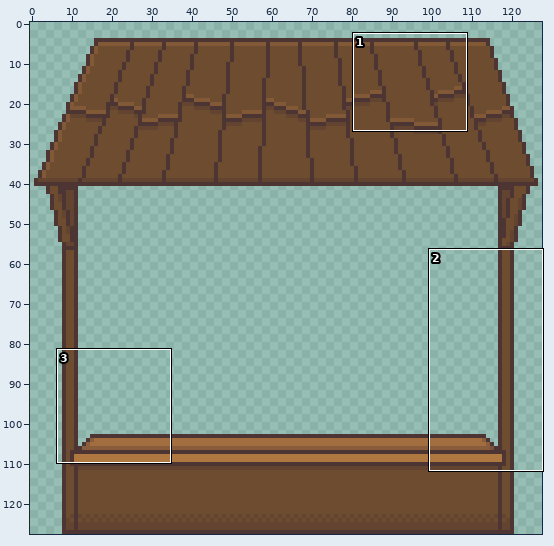
Two versions of one sprite sheet, assets/sprites/new_stall.png. The first picture is a wide view before the edit; the outline marks the close-up.
Close-up. Before:
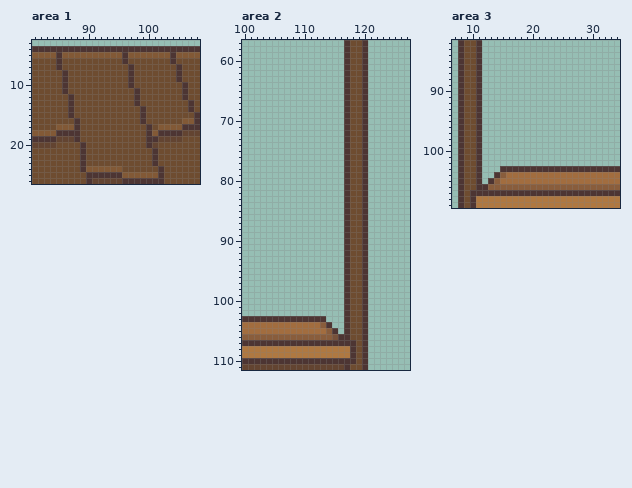
The file is 128x128 pixels. Colours within 5 levels of each other are drawn and written as one. Shown: area 1: x 81..108, y 3..26; area 2: x 100..127, y 57..111; area 3: x 7..34, y 82..109.
After:
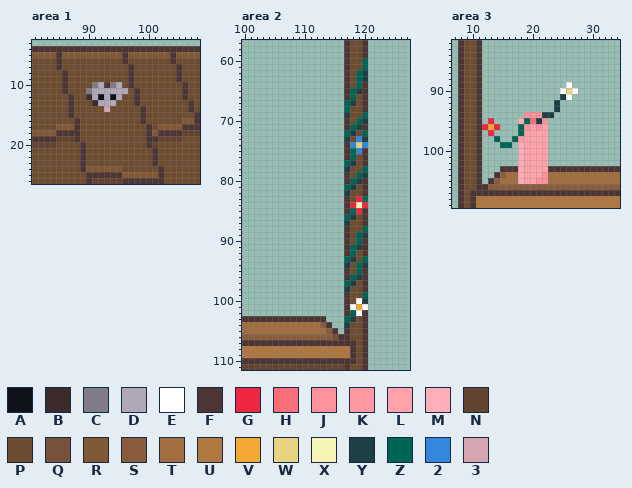
Palette (. is transparent): A #10121c  B #3b2b2d  C #807b89  D #b0a7b8  E #ffffff  F #4d3533  G #ec273f  H #fa6e79  J #fe929c  K #fe99a3  L #ffa2ac  M #ffadb6  N #634431  P #6e4c30  Q #77513a  R #825936  S #895d3c  T #a26d3f  U #af7841  V #f3a833  W #e8d282  X #f7f3b7  Y #1e4044  Z #006554  2 #3388de  3 #d7a5b2
Message: Fix Stall Being Put In Wrong Directory
The edit:
--- area 1
@@ x 88..98 @@
  9 PPPPPPPPPFP
-10 PPPPPPPPPFP
-11 PPPPPPPPPPF
-12 PPPPPPPPPPF
-13 PPPPPPPPPPF
-14 PPPPPPPPPPP
+10 PPPCDFCDPFP
+11 PPCDDDDDDPF
+12 PPBDADADPPF
+13 PPPBDDDPPPF
+14 PPPPP3PPPPP
 15 PPPPPPPPPPP
--- area 2
@@ x 115..122 @@
  59 ..FPPF..
- 60 ..FPPF..
- 61 ..FPPF..
- 62 ..FPPF..
- 63 ..FPPF..
- 64 ..FPPF..
- 65 ..FPPF..
- 66 ..FPPF..
- 67 ..FPPF..
- 68 ..FPPF..
- 69 ..FPPF..
- 70 ..FPPF..
- 71 ..FPPF..
- 72 ..FPPF..
- 73 ..FPPF..
- 74 ..FPPF..
- 75 ..FPPF..
- 76 ..FPPF..
- 77 ..FPPF..
- 78 ..FPPF..
- 79 ..FPPF..
- 80 ..FPPF..
- 81 ..FPPF..
- 82 ..FPPF..
- 83 ..FPPF..
- 84 ..FPPF..
- 85 ..FPPF..
- 86 ..FPPF..
- 87 ..FPPF..
- 88 ..FPPF..
- 89 ..FPPF..
- 90 ..FPPF..
- 91 ..FPPF..
- 92 ..FPPF..
- 93 ..FPPF..
- 94 ..FPPF..
- 95 ..FPPF..
- 96 ..FPPF..
- 97 ..FPPF..
- 98 ..FPPF..
- 99 ..FPPF..
-100 ..FPPF..
-101 ..FPPF..
-102 ..FPPF..
-103 ..FPPF..
-104 ..FPPF..
+ 60 ..FPPZ..
+ 61 ..FPPZ..
+ 62 ..FPZY..
+ 63 ..FPZY..
+ 64 ..FPZF..
+ 65 ..FZYF..
+ 66 ..FZPF..
+ 67 ..ZYPF..
+ 68 ..ZPPF..
+ 69 ..YPPZ..
+ 70 ..FPZY..
+ 71 ..FZYF..
+ 72 ..ZYPZ..
+ 73 ..YP2Y..
+ 74 ..F2W2..
+ 75 ..FZ2F..
+ 76 ..FZPF..
+ 77 ..ZYPF..
+ 78 ..YPPZ..
+ 79 ..FPZY..
+ 80 ..FZYF..
+ 81 ..ZYPF..
+ 82 ..YPPF..
+ 83 ..FPGZ..
+ 84 ..FGXG..
+ 85 ..FZGF..
+ 86 ..ZYPF..
+ 87 ..YPPF..
+ 88 ..FPPZ..
+ 89 ..FPZY..
+ 90 ..FPZF..
+ 91 ..FZYF..
+ 92 ..FZPF..
+ 93 ..ZYPZ..
+ 94 ..YPZY..
+ 95 ..FPZF..
+ 96 ..FZYF..
+ 97 ..ZYPF..
+ 98 ..YPPF..
+ 99 ..FPPZ..
+100 ..FPEY..
+101 ..FEVE..
+102 ..FZEF..
+103 ..ZYPF..
+104 ..YPPF..
 105 F.FPPF..
--- area 3
@@ x 7..34 @@
  88 .FPPF.......................
- 89 .FPPF.......................
- 90 .FPPF.......................
- 91 .FPPF.......................
- 92 .FPPF.......................
- 93 .FPPF.......................
- 94 .FPPF.......................
- 95 .FPPF.......................
- 96 .FPPF.......................
- 97 .FPPF.......................
- 98 .FPPF.......................
- 99 .FPPF.......................
-100 .FPPF.......................
-101 .FPPF.......................
-102 .FPPF.......................
-103 .FPPF...FFFFFFFFFFFFFFFFFFFF
-104 .FPPF..FSTTTTTTTTTTTTTTTTTTT
-105 .FPPF.FSTTTTTTTTTTTTTTTTTTTT
+ 89 .FPPF..............E........
+ 90 .FPPF.............EWE.......
+ 91 .FPPF.............YE........
+ 92 .FPPF............Y..........
+ 93 .FPPF............Y..........
+ 94 .FPPF.......JJJYY...........
+ 95 .FPPF.G....MZHYJ............
+ 96 .FPPFGVG...ZJLJL............
+ 97 .FPPF.G....ZLLLL............
+ 98 .FPPF..Z..ZKLLLL............
+ 99 .FPPF...ZZ.MLLLL............
+100 .FPPF......MLLLL............
+101 .FPPF......MLLLL............
+102 .FPPF......MLLLL............
+103 .FPPF...FFFMLLLLFFFFFFFFFFFF
+104 .FPPF..FSTTMLLLJTTTTTTTTTTTT
+105 .FPPF.FSTTTMLLJJTTTTTTTTTTTT
 106 .FPPFFSSSSSSSSSSSSSSSSSSSSSS
